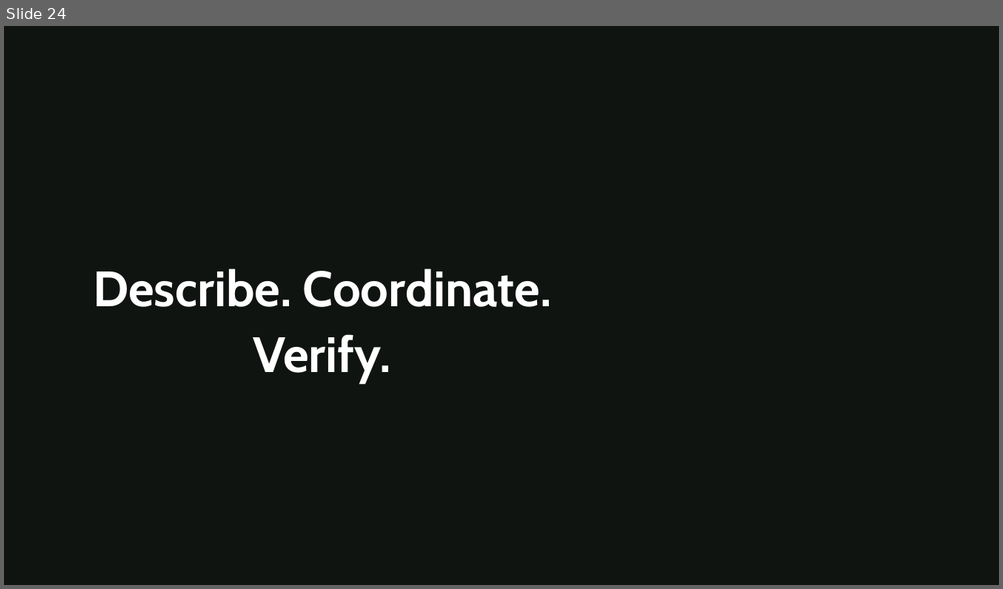
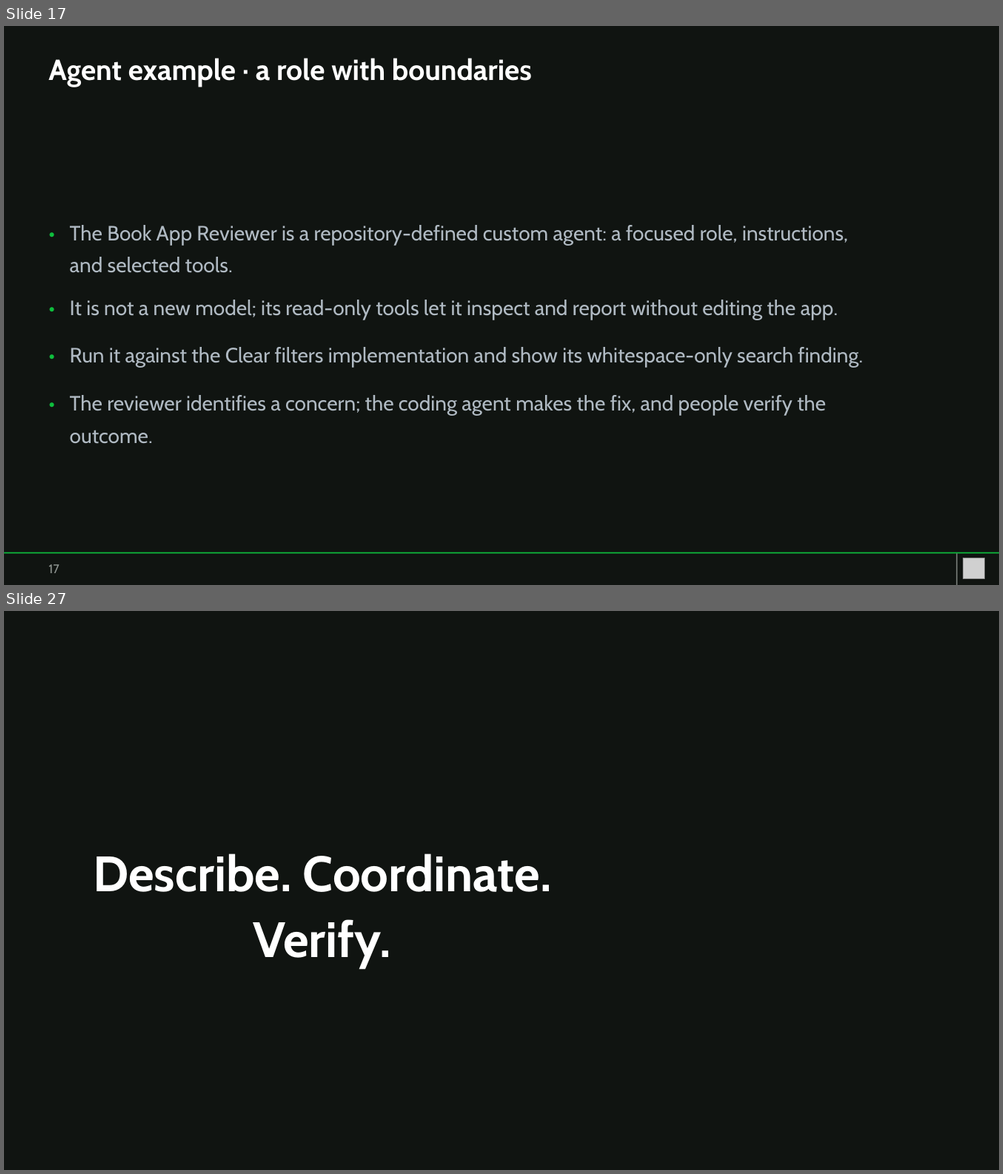
Before and after one commit to YXSSXR-9/copilot-app-for-beginners, a slide deck: workshop/copilot-app-book-app-workshop.pptx. Shown one above the other, each under a label of ours: slide 24 before the commit, slides 17 and 27 after it; the slides between them are not shown. The pictures are 1003x589 and 1003x1174 pixels, drawn with LibreOffice and Linux fonts; fonts in the diff are those of the drawing; grey boxes stand for pictures; background and template pictures are left out; a plain dark background stands for a picture behind light text. Boxes give left, top, right and bottom in pixels: in the first picture for what was removed or moved away, otherwise in the second. Text is boxed around its words. In the diff, an @@ line names an element or a change of style, - is before the commit and + after.

```diff
--- a/workshop/copilot-app-book-app-workshop.pptx
+++ b/workshop/copilot-app-book-app-workshop.pptx
@@ slide 17 added at (4, 26, 999, 585), background #FFFFFF @@
@@ rectangle added at (4, 26, 999, 585), fill #101411 @@
@@ text added at (48, 58, 532, 87), 28 pt, text #FFFFFF, bold @@
+Agent example · a role with boundaries
@@ text added at (48, 212, 62, 239), 20 pt, text #0EBE3D @@
+•
@@ text added at (70, 225, 848, 273), 20 pt, text #B0BAC3 @@
+The Book App Reviewer is a repository-defined custom agent: a focused role, instructions,
+and selected tools.
@@ text added at (48, 287, 62, 314), 20 pt, text #0EBE3D @@
+•
@@ text added at (70, 300, 837, 320), 20 pt, text #B0BAC3 @@
+It is not a new model; its read-only tools let it inspect and report without editing the app.
@@ text added at (48, 335, 62, 362), 20 pt, text #0EBE3D @@
+•
@@ text added at (70, 347, 862, 368), 20 pt, text #B0BAC3 @@
+Run it against the Clear filters implementation and show its whitespace-only search finding.
@@ text added at (48, 383, 62, 410), 20 pt, text #0EBE3D @@
+•
@@ text added at (70, 395, 825, 444), 20 pt, text #B0BAC3 @@
+The reviewer identifies a concern; the coding agent makes the fix, and people verify the
+outcome.
@@ rectangle added at (4, 553, 999, 554), fill #0EBE3D @@
@@ rectangle added at (956, 554, 957, 585), fill #909692 @@
@@ text added at (48, 565, 59, 574), 12 pt, text #909692 @@
+17
@@ picture added at (963, 559, 984, 580) @@
@@ what was slide 24 is now slide 27 @@
```
Also in this commit, not shown: 20 slides changed, 4 other slides added, 2 slides removed, 48 other files.
